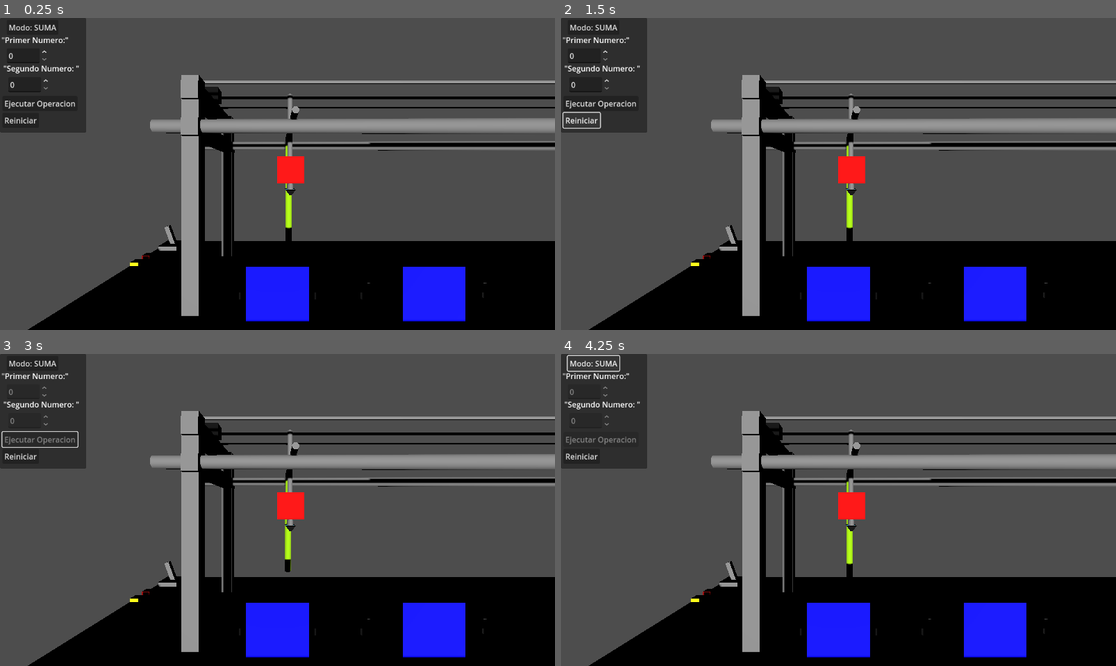
Above: before the commit, frames 1-4 (two rows, left to right).
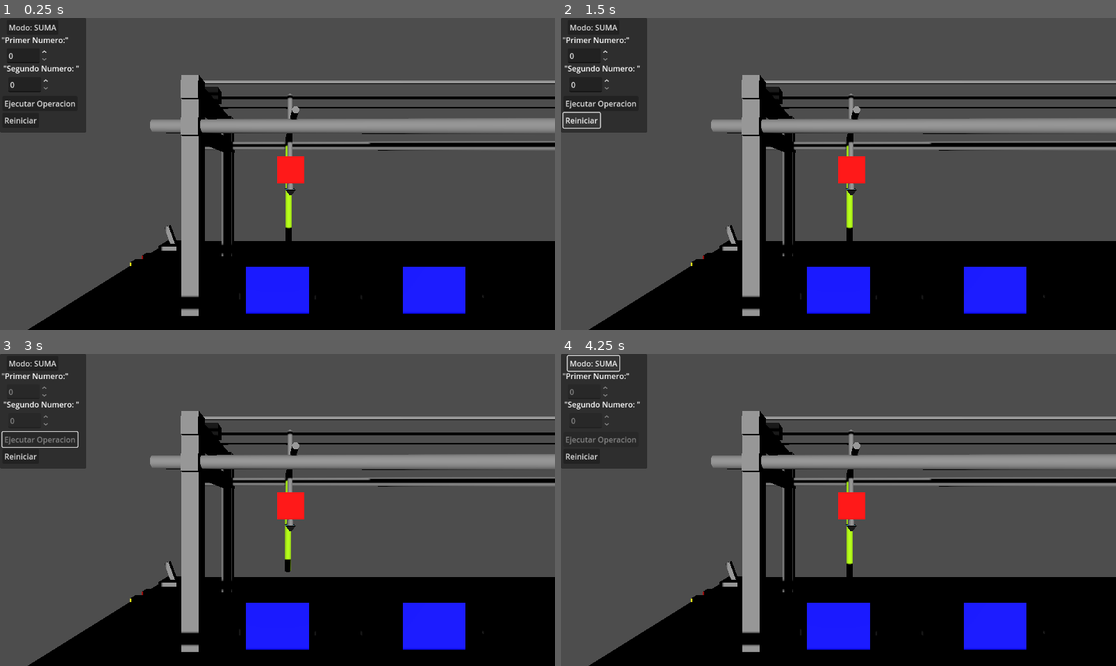
Above: after the commit, the same moments.

Repository: PA1IN/maquina_turing
Game: Godot game, scene res://Escenas/main.tscn
Two runs of this game, one before a commit and one after it. Both use one fixed random seed, a clock stepped at 60 frames per second and the inputs below.
Inputs:
- Up to frame 1 (0.25 s): no input
- Up to frame 2 (1.5 s): click "Reiniciar" at 0.5 s; click "Reiniciar" at 1.25 s
- Up to frame 3 (3 s): click "Reiniciar" at 2 s; click "Ejecutar Operacion" at 2.75 s
- Up to frame 4 (4.25 s): click "Modo: SUMA" at 3.5 s

The runs differ from the first frame. In frame 1, 0.8% of the frame differs, in the area x 23-88%, y 67-98%; in frame 2, 0.8%; in frame 3, 0.8%; in frame 4, 0.8%.

Commit message:
Inclusion de elementos y medidas

Diff:
--- a/Escenas/main.tscn
+++ b/Escenas/main.tscn
@@ -356,3 +356,62 @@
 [node name="BotonReset3D" parent="." instance=ExtResource("5_2ia52")]
 transform = Transform3D(1, 0, 0, 0, 1, 0, 0, 0, 1, -6.7099905, -0.34554484, -1.7182999)
 albedo_color = Color(1, 1, 0, 1)
+
+[node name="Label3D" type="Label3D" parent="."]
+transform = Transform3D(1, 0, 0, 0, 1, 0, 0, 0, 1, 5.3006797, 0, 7.641144)
+text = "Base completa:
+Largo: 25–30 cm
+Ancho: 8–10 cm
+"
+
+[node name="Celda3" parent="." instance=ExtResource("1_6lbni")]
+transform = Transform3D(0.002268984, 0, -0.99999744, 0, 1, 0, 0.99999744, 0, 0.002268984, -11.185141, 0, 2.219471)
+
+[node name="Label3D2" type="Label3D" parent="."]
+transform = Transform3D(1, 0, 0, 0, 1, 0, 0, 0, 1, -10.822353, 0, 5.0823164)
+text = "Cubo:
+Ancho: 1.8 cm
+Largo: 1.8 cm
+Altura: 2.0 cm
+"
+
+[node name="Label3D3" type="Label3D" parent="."]
+transform = Transform3D(1, 0, 0, 0, 1, 0, 0, 0, 1, -13.727715, 0, 5.0823164)
+text = "Base de la celda :
+Ancho: 2.0 cm
+Largo: 2.0 cm
+Grosor: 0.2–0.3 cm
+"
+
+[node name="RielDelantero" type="MeshInstance3D" parent="."]
+transform = Transform3D(-4.371139e-08, -1, 0, 1, -4.371139e-08, 0, 0, 0, 1, 39.27136, 0.24231958, 10.840628)
+mesh = SubResource("CylinderMesh_0kh0y")
+
+[node name="Label3D4" type="Label3D" parent="."]
+transform = Transform3D(1, 0, 0, 0, 1, 0, 0, 0, 1, 5.3006797, 0, 13.331093)
+text = "Rieles largos:
+Largo: 20-25 cm
+Diámetro: 15 cm
+"
+
+[node name="Pilar2" type="MeshInstance3D" parent="."]
+transform = Transform3D(1, 0, 0, 0, 1, 0, 0, 0, 1, -6.625453, 2.7729392, 11.184339)
+mesh = SubResource("BoxMesh_ktoa8")
+
+[node name="Label3D5" type="Label3D" parent="."]
+transform = Transform3D(1, 0, 0, 0, 1, 0, 0, 0, 1, -6.586046, 0, 11.818139)
+text = "Pilar Soporte:
+Altura: 10 cm
+Ancho: 4 cm
+"
+
+[node name="Actuador" type="MeshInstance3D" parent="."]
+transform = Transform3D(1.5, 0, 0, 0, 1.5, 0, 0, 0, 1.5, -8.906294, 2.4368496, 11.626636)
+mesh = SubResource("CylinderMesh_vt1rs")
+skeleton = NodePath("../..")
+
+[node name="Label3D6" type="Label3D" parent="."]
+transform = Transform3D(1, 0, 0, 0, 1, 0, 0, 0, 1, -8.956659, 0.48742747, 12.233738)
+text = "Palo que mueve los cubos:
+Largo : 7 cm
+Grosor: 0.4 cm"
